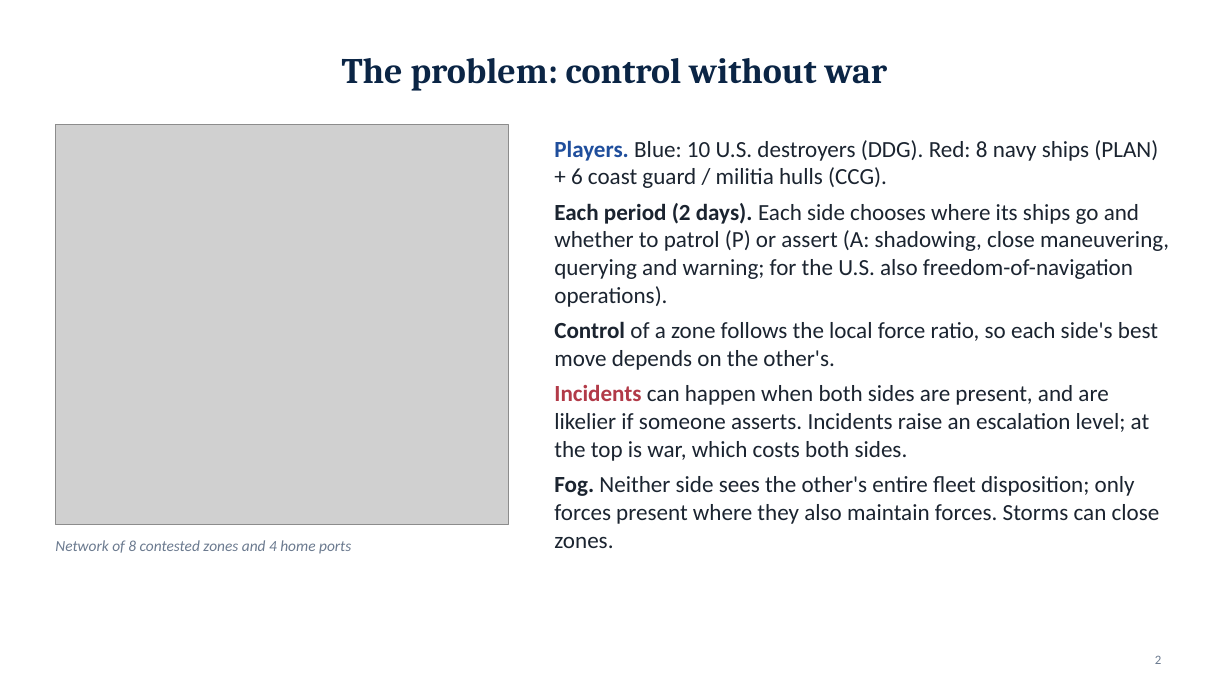
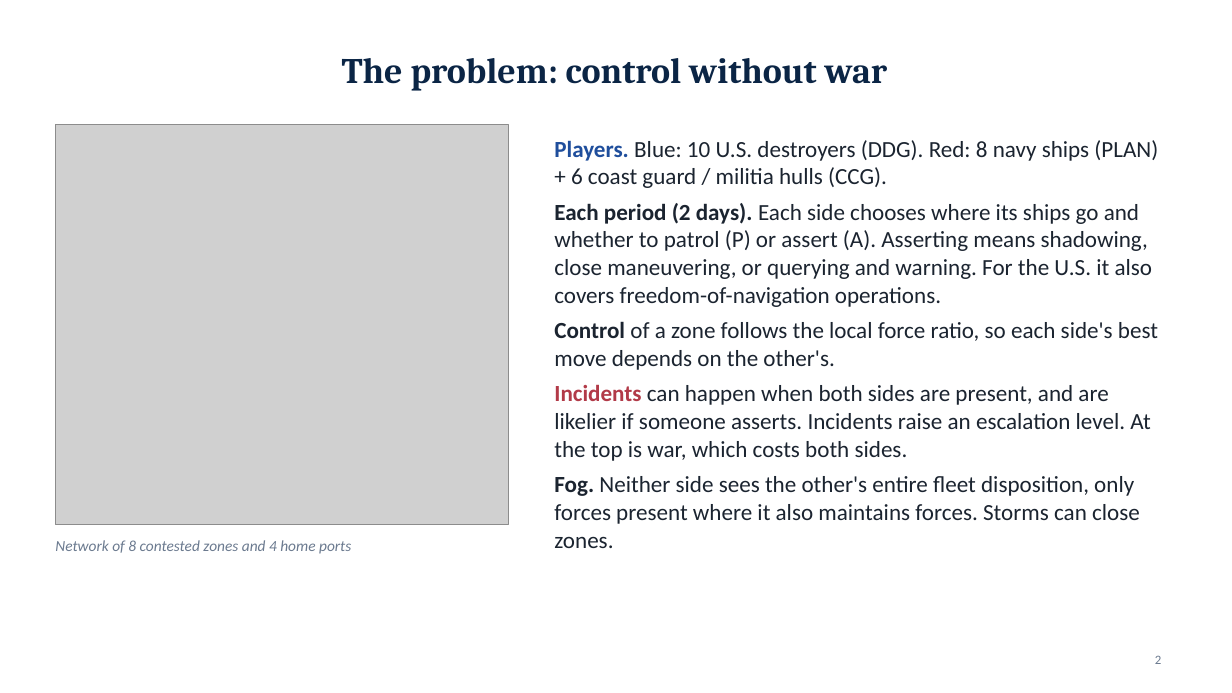
Before and after one commit to draggin-anchor/6.S974-Wargaming-Term-Project, a slide deck: slide 2 of deliverables/02-workshop1-slides.pptx. Drawn at 1232x693 pixels with LibreOffice and Linux fonts; fonts in the diff are those of the drawing; grey boxes stand for pictures. Boxes give left, top, right and bottom in pixels: in the first picture for what was removed or moved away, otherwise in the second. Text is boxed around its words. In the diff, an @@ line names an element or a change of style, - is before the commit and + after.

```diff
--- a/deliverables/02-workshop1-slides.pptx
+++ b/deliverables/02-workshop1-slides.pptx
@@ text at (x1=554, y1=203, x2=1153, y2=307): text changed @@
-• Each period (2 days). Each side chooses where its ships go and whether to patrol (P) or assert (A: shadowing, close maneuvering, querying and warning; for the U.S. also freedom-of-navigation operations).
+• Each period (2 days). Each side chooses where its ships go and whether to patrol (P) or assert (A). Asserting means shadowing, close maneuvering, or querying and warning. For the U.S. it also covers freedom-of-navigation operations.
@@ text at (x1=554, y1=384, x2=1150, y2=548): text changed @@
-• Incidents can happen when both sides are present, and are likelier if someone asserts. Incidents raise an escalation level; at the top is war, which costs both sides.
-• Fog. Neither side sees the other's entire fleet disposition; only forces present where they also maintain forces. Storms can close zones.
+• Incidents can happen when both sides are present, and are likelier if someone asserts. Incidents raise an escalation level. At the top is war, which costs both sides.
+• Fog. Neither side sees the other's entire fleet disposition, only forces present where it also maintains forces. Storms can close zones.
```
Also in this commit, not shown: 8 other slides changed, 2 other files.
